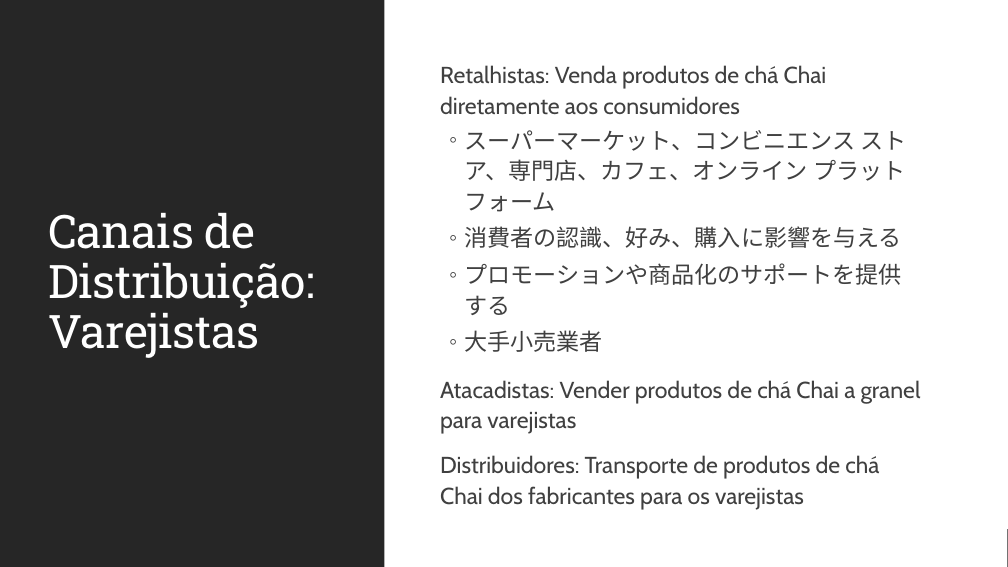
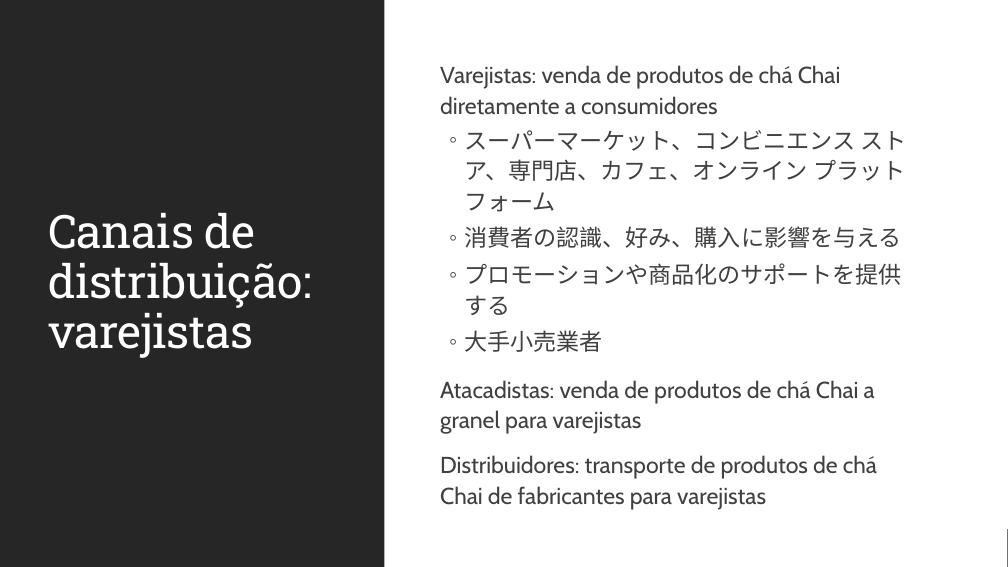
Before and after one commit to MicrosoftLearning/MS-4004-Empower-workforce-copilot-use-cases.pt-br, a slide deck: slide 8 of ResourceFiles/Mystic Spice Premium Chai Market Analysis Presentation.pptx. Drawn at 1008x567 pixels with LibreOffice and Linux fonts; fonts in the diff are those of the drawing. Boxes give left, top, right and bottom in pixels: in the first picture for what was removed or moved away, otherwise in the second. Text is boxed around its words. In the diff, an @@ line names an element or a change of style, - is before the commit and + after.

```diff
--- a/ResourceFiles/Mystic Spice Premium Chai Market Analysis Presentation.pptx
+++ b/ResourceFiles/Mystic Spice Premium Chai Market Analysis Presentation.pptx
@@ text at (440, 65, 841, 115): text changed @@
-  Retalhistas: Venda produtos de chá Chai diretamente aos consumidores
+  Varejistas: venda de produtos de chá Chai diretamente a consumidores
@@ title at (48, 213, 311, 358): text changed @@
-Canais de Distribuição: Varejistas
+Canais de distribuição: varejistas
@@ text at (440, 380, 877, 510): text changed @@
-  Atacadistas: Vender produtos de chá Chai a granel para varejistas
-  Distribuidores: Transporte de produtos de chá Chai dos fabricantes para os varejistas
+  Atacadistas: venda de produtos de chá Chai a granel para varejistas
+  Distribuidores: transporte de produtos de chá Chai de fabricantes para varejistas
```
Also in this commit, not shown: 8 other slides changed, 32 other files.
